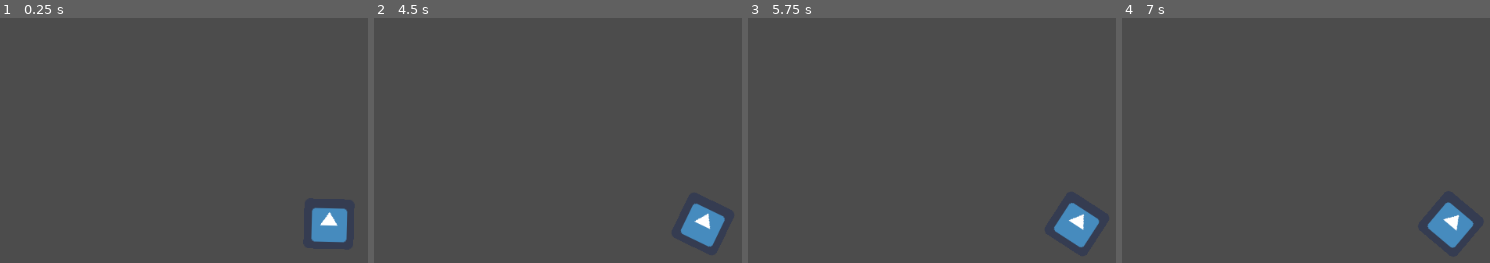
Above: before the commit, frames 1-4 (left to right).
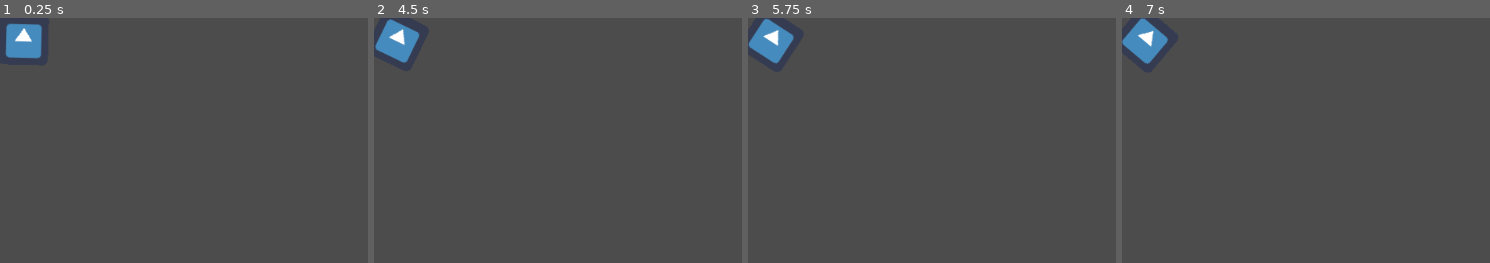
Above: after the commit, the same moments.

Repository: jordibcic/JocCompartit
Game: Godot game, scene res://Joc.tscn
Two runs of this game, one before a commit and one after it. Both use one fixed random seed, a clock stepped at 60 frames per second and the inputs below. The project has no main scene, so this scene is started directly. The engine's default icon, where the game draws it, is replaced by a stand-in: a white triangle on a blue panel in a dark square.
Inputs:
- Up to frame 1 (0.25 s): no input
- Up to frame 2 (4.5 s): tap Enter at 0.5, 2, 3.5 s; tap Space at 1.25, 2.75, 4.25 s
- Up to frame 3 (5.75 s): no input
- Up to frame 4 (7 s): no input

The runs differ from the first frame. In frame 1, 2.7% of the frame differs, in the area x 1-95%, y 2-92%; in frame 2, 2.7%; in frame 3, 2.7%; in frame 4, 2.7%.

Commit message:
ier6ufgj5ugfj
rtugfj 56ugthr5tugfj

Diff:
--- a/Joc.tscn
+++ b/Joc.tscn
@@ -6,6 +6,6 @@
 [node name="Node2D" type="Node2D"]
 
 [node name="Icon" type="Sprite" parent="."]
-position = Vector2( 421, 264 )
+position = Vector2( 30, 28 )
 texture = ExtResource( 1 )
 script = ExtResource( 2 )
